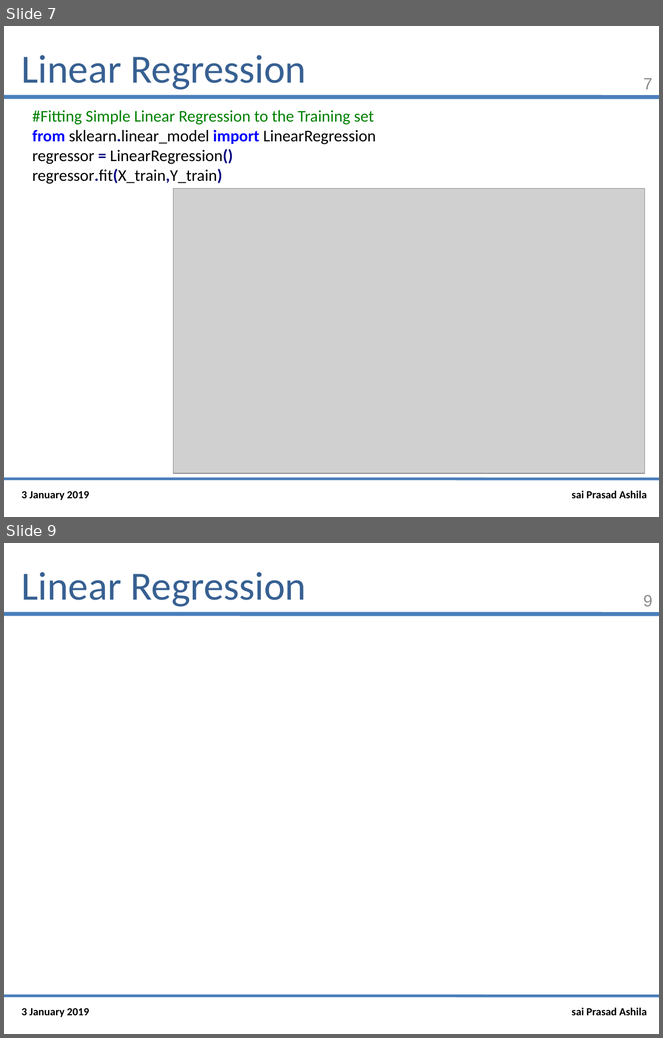
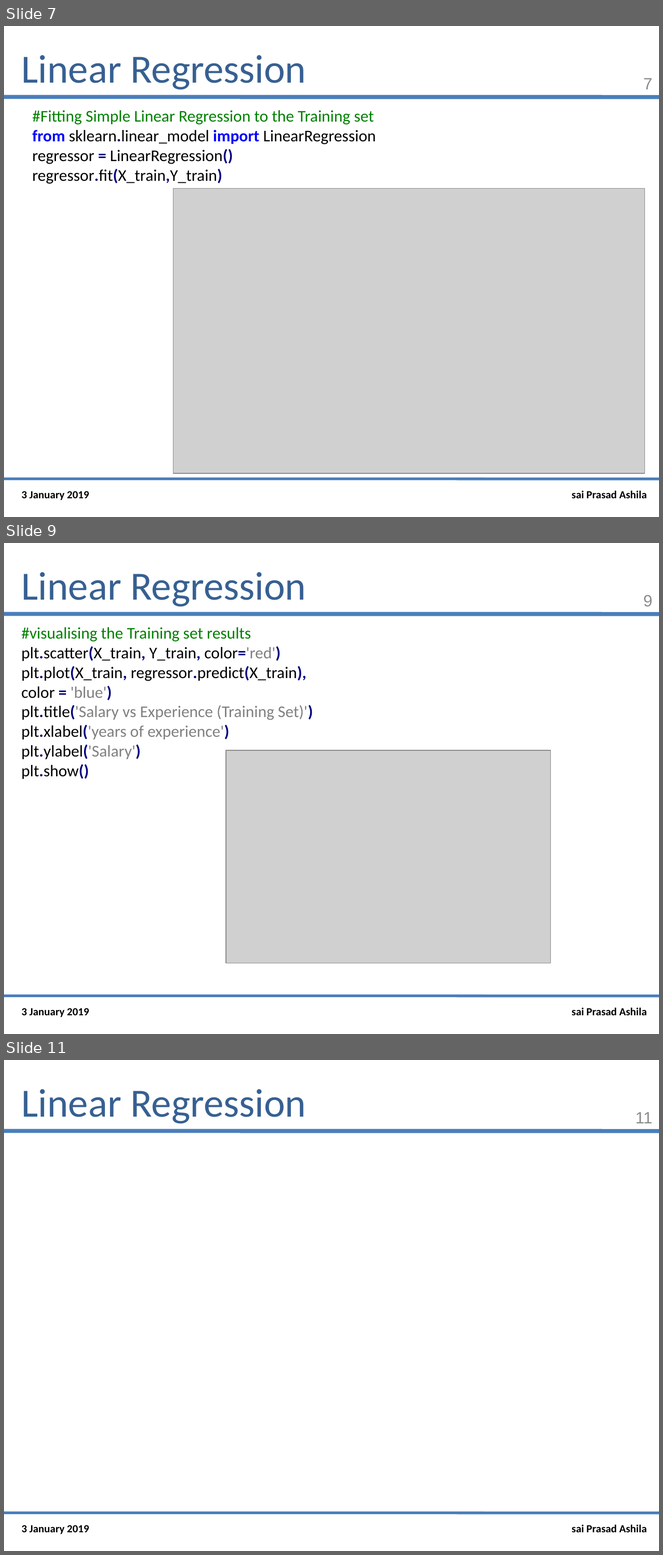
Before and after one commit to saiprasad94/DataSciencePython, a slide deck: Linear_Regression/Linear_Regression.pptx. Shown one above the other, each under a label of ours: slides 7 and 9 before the commit, slides 7, 9 and 11 after it; the slides between them are not shown. The pictures are 663x1038 and 663x1555 pixels, drawn with LibreOffice and Linux fonts; fonts in the diff are those of the drawing; grey boxes stand for pictures. Boxes give left, top, right and bottom in pixels: in the first picture for what was removed or moved away, otherwise in the second. Text is boxed around its words. In the diff, an @@ line names an element or a change of style, - is before the commit and + after.

Commit message:
3rd jan 4:48 am
Linear regression graphs

```diff
--- a/Linear_Regression/Linear_Regression.pptx
+++ b/Linear_Regression/Linear_Regression.pptx
@@ slide 9 added at [4, 543, 659, 1034], background #FFFFFF; not listed: 2 template elements that a slide beside it also shows @@
@@ title added at [22, 572, 306, 607], 44 pt, text #376092 @@
+Linear Regression
@@ page number added at [644, 595, 653, 606], 18 pt, text #8C8C8C @@
+9
@@ text added at [21, 627, 313, 779], 18 pt, text #000000 @@
+#visualising the Training set results
+plt.scatter(X_train, Y_train, color='red')
+plt.plot(X_train, regressor.predict(X_train), color = 'blue')
+plt.title('Salary vs Experience (Training Set)')
+plt.xlabel('years of experience')
+plt.ylabel('Salary')
+plt.show()
@@ picture added at [226, 750, 551, 964] @@
@@ text added at [22, 1008, 89, 1018], 12 pt, text #000000, bold @@
+3 January 2019
@@ text added at [572, 1008, 647, 1016], 12 pt, text #000000, bold @@
+sai Prasad Ashila
@@ what was slide 9 is now slide 11 @@
@@ page number at [636, 1112, 653, 1123]: text changed @@
-9
+11
```
Also in this commit, not shown: 1 slide changed, 1 other slide added, 1 other file.
